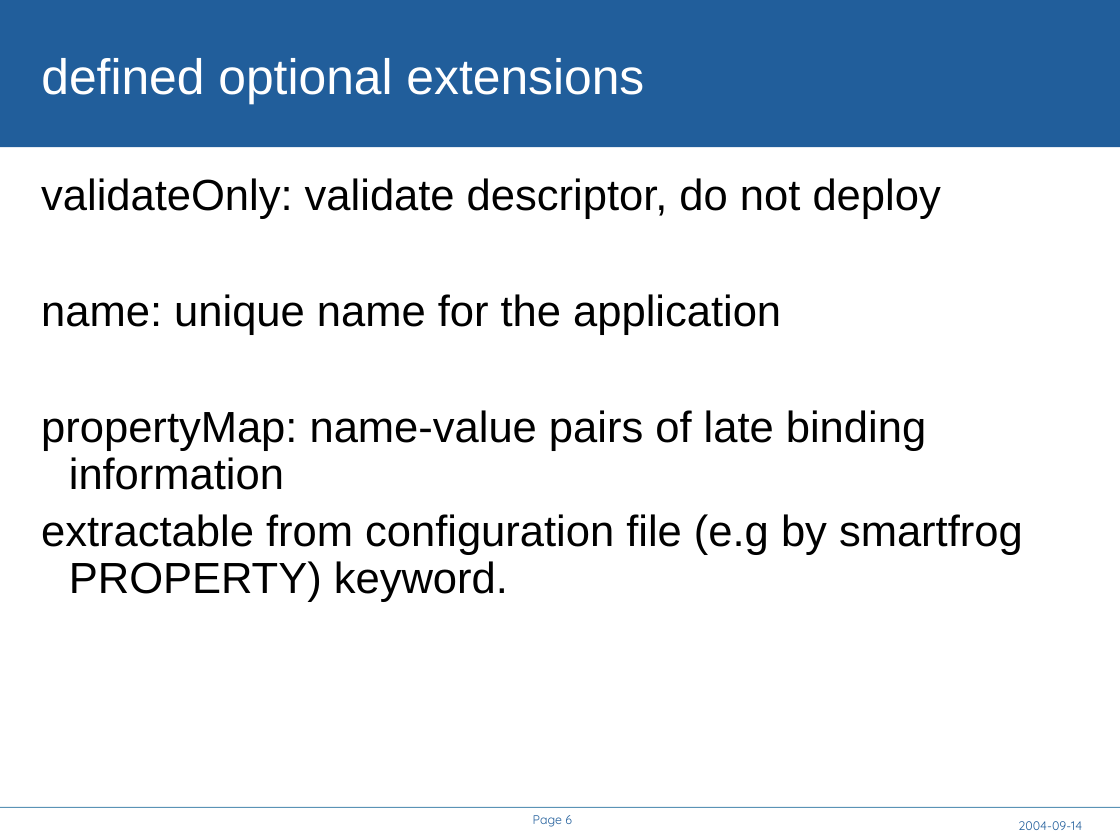
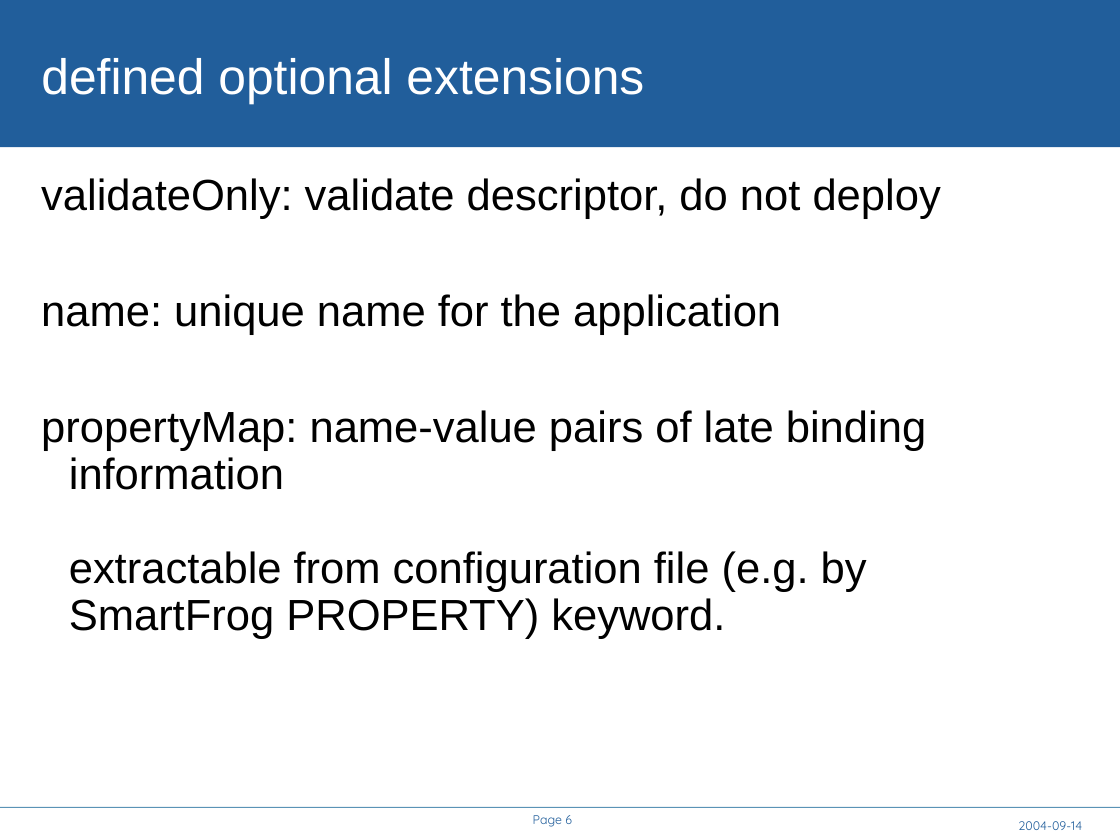
Before and after one commit to rhusar/smartfrog, a slide deck: slide 6 of core/components/cddlm/doc/A Service API for deployment.ppt. Drawn at 1120x840 pixels with LibreOffice and Linux fonts; fonts in the diff are those of the drawing; background and template pictures are left out. Boxes give left, top, right and bottom in pixels: in the first picture for what was removed or moved away, otherwise in the second. Text is boxed around its words. In the diff, an @@ line names an element or a change of style, - is before the commit and + after.

```diff
--- a/core/components/cddlm/doc/A Service API for deployment.ppt
+++ b/core/components/cddlm/doc/A Service API for deployment.ppt
@@ text at (41,410,926,639): text changed @@
-propertyMap: name-value pairs of late binding information
-extractable from configuration file (e.g by smartfrog PROPERTY) keyword.
+propertyMap: name-value pairs of late binding information
+extractable from configuration file (e.g. by SmartFrog PROPERTY) keyword.
```
Also in this commit, not shown: 7 other slides changed, 2 slides added, 1 slide removed, 2 other files.
